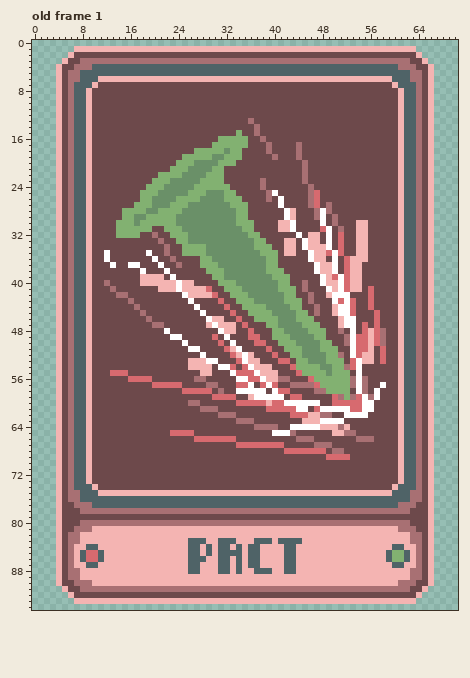
Two states of a pixel-art file, dev/spritesheets/ritualatlas.aseprite. The picture above was drawn from the file before the commit.
71x95 pixels, 11 frames. Colours within 5 levels of each other are drawn and written as one. Shown: old frame 1. The commit also changed other frames, which this record leaves out.
And afterwards:
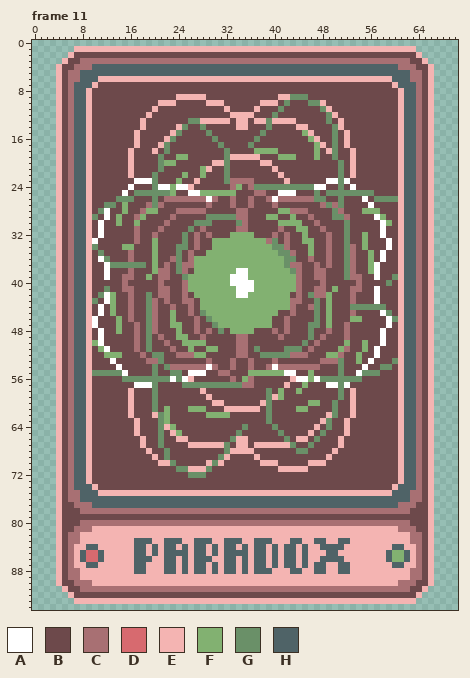
Palette (. is transparent): A #ffffff  B #6d494b  C #a87073  D #d76a6f  E #f4b4b2  F #82b171  G #6a9068  H #4f6367
A new or re-ordered frame is compared with the old frame closest to it.
The edit:
frames re-ordered
Changed rows in their new state; - is an unchanged pixel.
Frame 11 against old frame 1:
first column x 10:
 9 --------------EEEEE------------EEGGG---------------
10 -----------EEE-----EEE------EEE-G---GGE------------
11 ----------E-----------E----E---G------GE-----------
12 ---------E-------------EEEE---G--------GE----------
13 --------E-------GGEEEEE-EEBEEGEEEE-----G-E---------
14 --------E-----EG--G-----EE-B-G----EE----GE---------
15 -------E-----EG----G----B--BG------FE---G-E--------
16 -------E----EG------GBBBBB-GB-------FE--G-E--------
17 -------E---EG-------BGBBBBG--B----B--FE-G-E--------
18 ------E---E-G----BBBBB-BB--FFFF---B--F-EG--E-------
19 ------E----G--F-BBBBBBGEEEEE--BFFFB--F--G--E-------
20 ------E----GFFBBBBBBEEGB----EE-----B-----G-E-------
21 ------E----G-BBBBBFEBBG-------E----B-----G-E-------
22 ------E---GBBBBFBBFBBBG--------E---B-----G-E-------
23 -------AAAGBBBFBBEBBBBGCCCC-B---E--B---AAGA--------
24 ------A--BGAAFAAEBBBBBBCF-CGGGGGGGGGGAA--G-A-------
25 -----A-GGGG--FBBAA-FFF-----CCBBAAA--BG-GGGGGGGG----
26 ----GGG-BB-BCCCCCCCACBBCB-C---ACCCCC-GG--G---A-GGGG
27 --GG-F-BBC-CBBBBBBBCBBBCBBC---CB----BBCGCG----A----
28 -GA---BBCFFBBBCCCCCBBBBBCC-----FFCCC-BBBGC---FFF---
29 G-A-FBBCFBBBBCBBBBB-----CC---FF-BF--CBB-GGC----AF--
30 -A---BBFBBBBCBBBB---BBBBGCB----FFFF--CB-B-G-BB--AF-
31 -A--BBBCBB-CBBBB-BCBBBBBCCB----CBBFF--CB-BG-BB--A--
32 -A--BBBC-----BBGBCBCBBBFFF-B--C-C-BFBB-C-BG-BF--A--
33 A------C--FB--BGBCBBFFFFFFF--CG-CB-FFB-C-BG-BF---A-
34 G----FF---F-B-GGBCBBFFFFFFF---GGCB-BFBBC-BGCBF---A-
35 -GB---C--BF-B-GBCBBFFFFFFFFF---GGC--FBBCBBGCBBF-A--
36 -AG---C---F---G-CF--FFFFFFFFF--FGG--CBBCB-GCBBF-A--
37 --AGGGGGG-FBC-GCCF---FFFFFFFF--FGCC--CBCB-GCB-FA---
38 --A---C-B-FCC-GC-FF---FFAAFFF---FGC--CCBB-GCB-FA---
39 --A--CC-BFBCCB-GFFFF--FAAAFFFF---FC--CCBBBGCC--A--G
40 --B--C--BBBCBBBCFFFFF--AAAAFFFF--FCB--CBBBBBC----G-
41 --GB-CC----CCBBCFFFFFF--AAAFFFF---CB-CCBFBBCC-BA---
42 -GAFBBC--G-CC--CBFFFFFF-AAFFFFFF-BC-GCCFBBBC--BA---
43 G-AF-----GC-C--CC-FFFFFF---FFFFF-CC-BG-FBBBC--BA---
44 -A-F--CB-GC--C--CBFFFFFFF----FFFFCB-CG-FBBBGGGGGG--
45 -A-F--C-BGC--F--C-GFFFFFFF----FBBCBB-G-FBBBC---BAG-
46 A---F-C--GC--F---C-GFFFFFFF---BBCBBBBG-F-BBFF--B-AG
47 A---F--C-G-B-FF--C-BGFFFFFFFF-BBCBBBGG-F-BCB-B-B-A-
48 -A--F--C-GC-B-F--C-C-GBFFFF---CBCBBBGBBC-BCB-BBBA--
49 -A-----C-G-C-BFF--C-B-B-CCBB--BCBBBB-BC----BBBBBA--
50 FA-----C-G--C--FFFF--B-BCC-BB--BBBB-BCBB--FBBFBBA--
51 -FA----C-G---C--FB-FF-BBCC-G-B--GGGBCBBBBFCBBFBAB--
52 --FFF---C-GG--CCCFF----BCCB-GGGGGCCCBBB----BFBBAB--
53 ---A-----CCG----BBBCB--CBBCB--CBB-BBBBCCCG-BFBA-B-G
54 ----A-----G-GCCCCCCACBBC-BCBBCACCCCCCCBBBGBBBA--GG-
55 GGGGGA----G--GG-AAAB-CCBBBFFFFFFAABB-BBBBGB--GGG---
56 -----GGGGGGGGAGAEBB----CBFCBBBBBBEAAFAGGGGGGGB-----
57 -------AAAGBBBBGGGGGGGGGGCC-BBB-EBBFBBBAAGABBB--B--
58 ------E---G----BBBEB-B--BBBBBGBFB-F--BBBBGBEBB-B---
59 ------E---G--------EBBBB--BBBGEF-BB-----BGBEBBBB---
60 ------E---G-----BB--EE--BBBBEGBBBBBBFF--GBBEBBB----
61 ------E---G-F---FFFBB-EEEEEE-GBBBBFF-BBBGBBEBBB----
62 ------E---EGF------FFFFB-----G---BBBBBBEG-BEBB-----
63 -------E---GF-----------BBB--G-----BBBEGBBE--------
64 -------E---GEF-----------G-BBBG--BBBBEBGBB---------
65 -------E---G-EFBB-------G-----BGBB--E-G-BBEB-------
66 --------E--G--EE-BBBBBBGEE------G-EEBG---E--BBB----
67 --------E--G----EEEEEEG-EEBEEEEEEG--GBBB-E---------
68 ---------E--G---------GEEEE-----BBGGBBB-EB---------
69 ----------E-G--------GE----E-----------EBBB--------
70 -----------EEG-----EGE------EEE-----EEE------------
71 --------------GGEEEG-----------EEEEE---------------
72 ----------------GGG--------------------------------
first column x 17:
83 HHH--HHH-E--H-E--H------EE----HH--HH
84 HH-H-HH-HE-HEHE-HEHE-H-H----H--HHHH-
85 HH-H-HHHHE-HEHE---HE-H-H----H---HH--
86 HHH--HH-HE--H-E-HEHE-H-H----H--HHHH-
87 HH---HH-HE-H-HE-HEHE-H-H----H-HH--HH
88 HH---HH-HE-H-HE-HEH------E-H--HH--HH
Changed places in both pictures, as pixel boxes (x1, y1, x2, y2):
changed: (92, 94, 398, 478)
changed: (134, 538, 350, 574)
